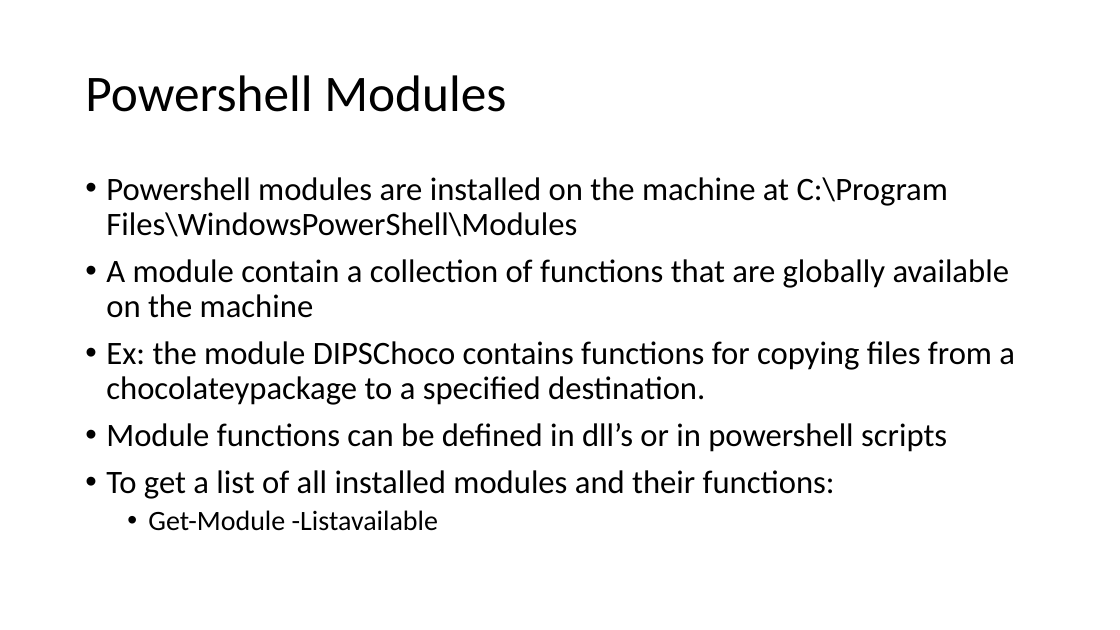
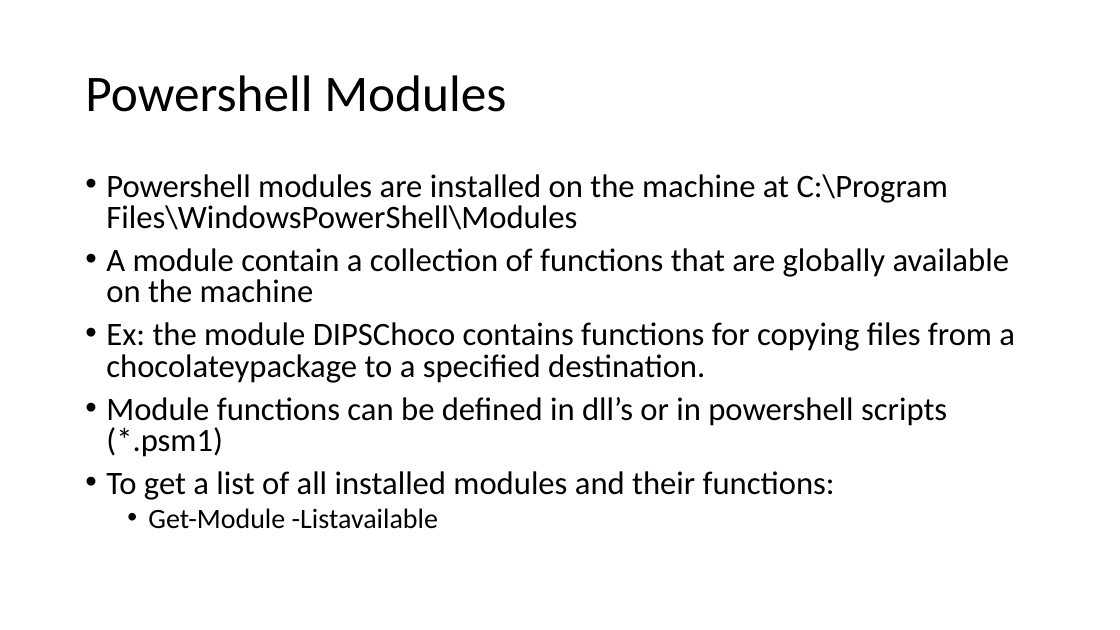
Before and after one commit to DIPSAS/InstallationTech, a slide deck: slide 37 of docs/InstallationCourse.pptx (slide 35 before the commit). Drawn at 1120x630 pixels with LibreOffice and Linux fonts; fonts in the diff are those of the drawing. Boxes give left, top, right and bottom in pixels: in the first picture for what was removed or moved away, otherwise in the second. Text is boxed around its words. In the diff, an @@ line names an element or a change of style, - is before the commit and + after.

```diff
--- a/docs/InstallationCourse.pptx
+++ b/docs/InstallationCourse.pptx
@@ text at [106, 174, 1015, 529]: line spacing 0.9 to 0.8 @@
@@ text at [106, 397, 947, 457]: text changed @@
-• Module functions can be defined in dll’s or in powershell scripts
+• Module functions can be defined in dll’s or in powershell scripts (*.psm1)
```
Also in this commit, not shown: 6 other slides changed, 3 slides added, 1 slide removed.
